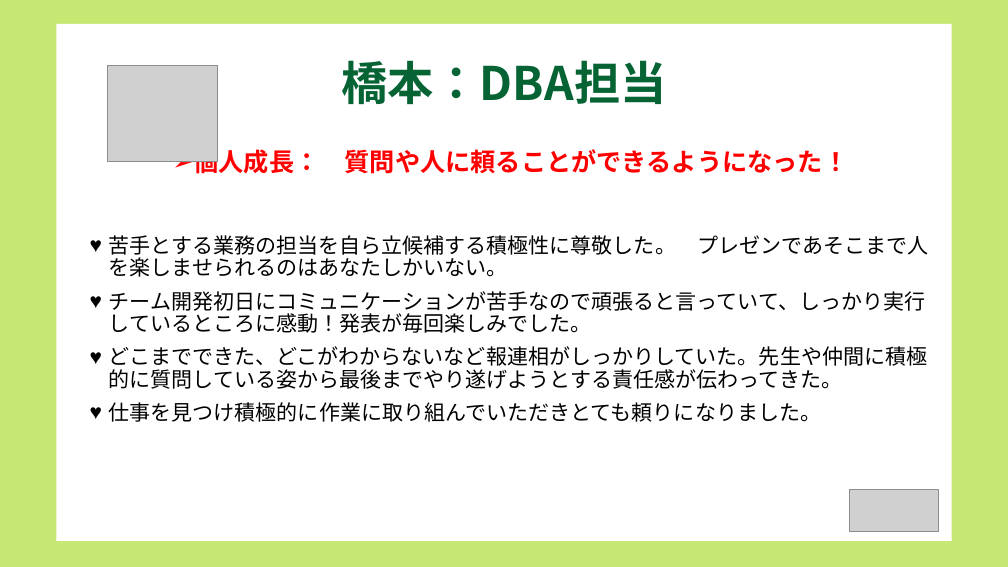
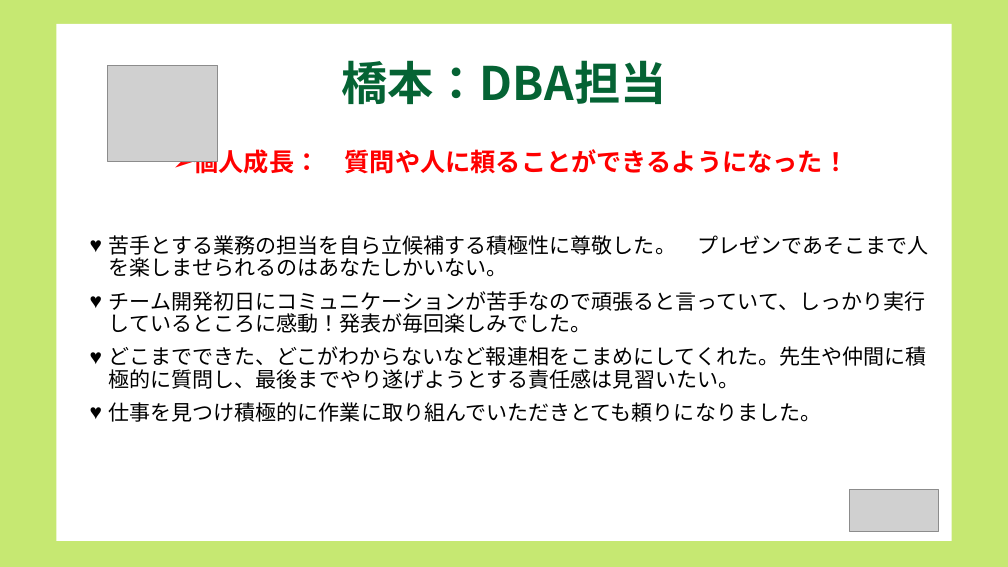
Before and after one commit to dojo2022/B-3, a slide deck: slide 18 of doc/コピー動画なし_B3炙りえんがわ_成果発表会資料.pptx. Drawn at 1008x567 pixels with LibreOffice and Linux fonts; fonts in the diff are those of the drawing; grey boxes stand for pictures. Boxes give left, top, right and bottom in pixels: in the first picture for what was removed or moved away, otherwise in the second. Text is boxed around its words. In the diff, an @@ line names an element or a change of style, - is before the commit and + after.

```diff
--- a/doc/コピー動画なし_B3炙りえんがわ_成果発表会資料.pptx
+++ b/doc/コピー動画なし_B3炙りえんがわ_成果発表会資料.pptx
@@ text at [109,346,927,389]: text changed @@
-♥ どこまでできた、どこがわからないなど報連相がしっかりしていた。先生や仲間に積極的に質問している姿から最後までやり遂げようとする責任感が伝わってきた。
+♥ どこまでできた、どこがわからないなど報連相をこまめにしてくれた。先生や仲間に積極的に質問し、最後までやり遂げようとする責任感は見習いたい。
```
Also in this commit, not shown: 4 other slides changed, 1 other file.
